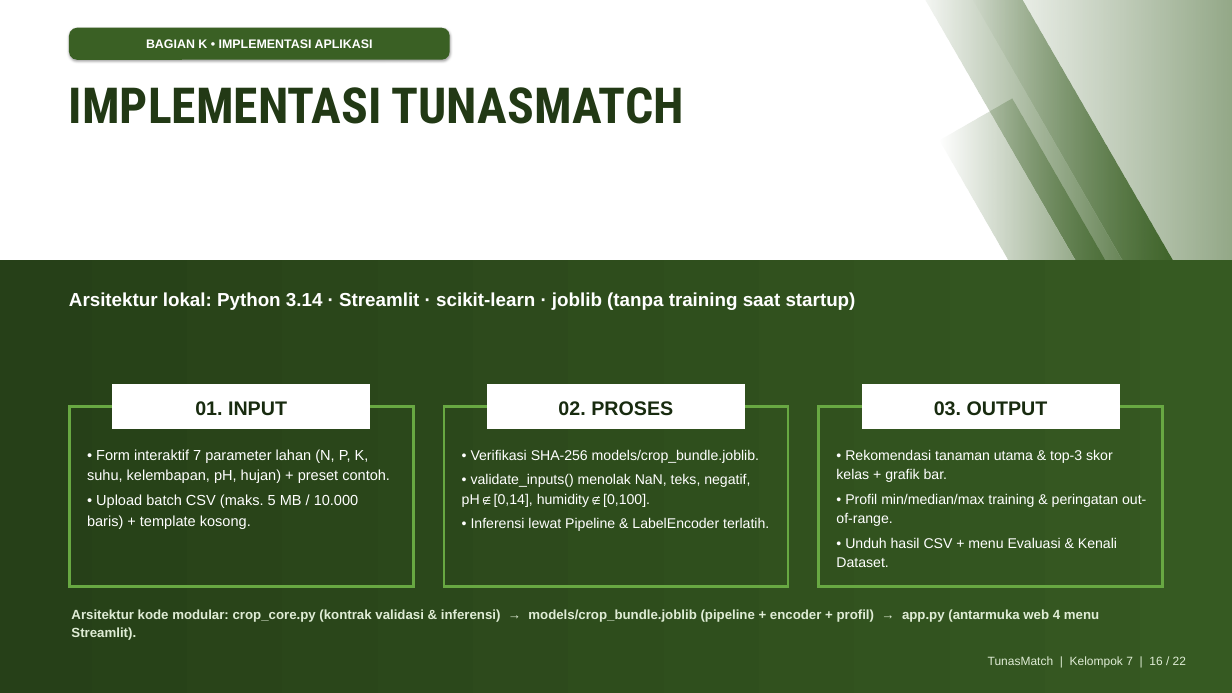
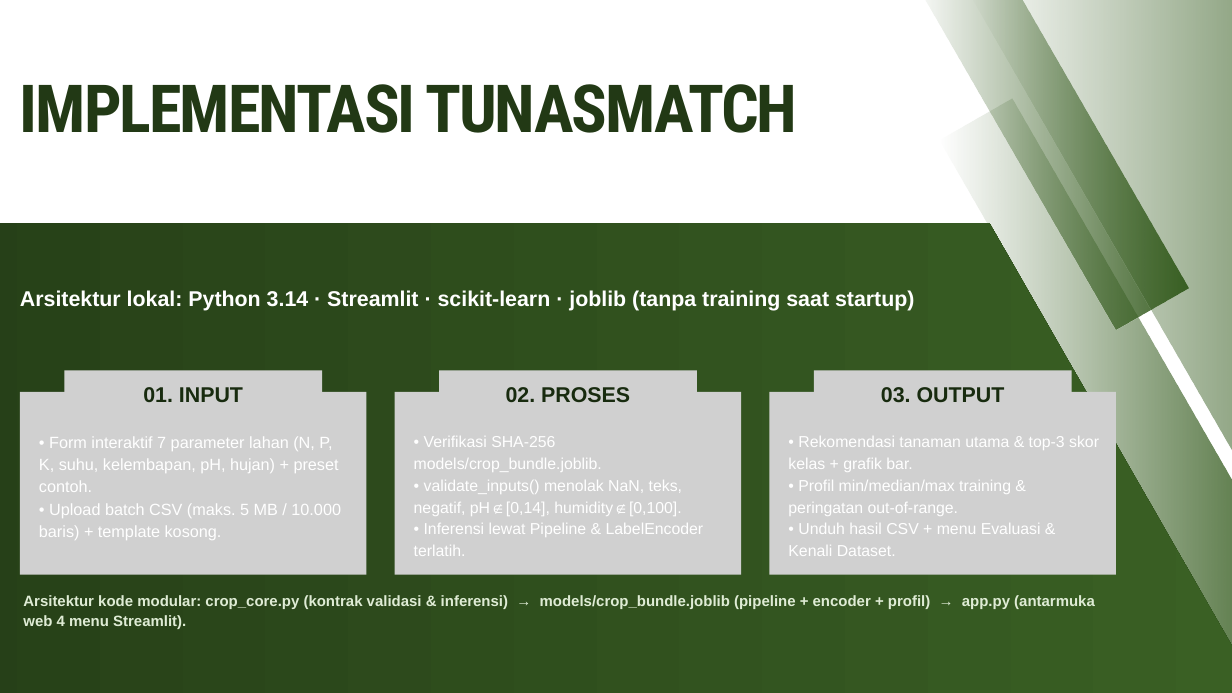
Before and after one commit to mikhailazka-dotcom/ML2026_TEK1302_Kelompok7_TunasMatch, a slide deck: slide 16 of presentation/Laporan_Proyek_Tanaman.pptx. Drawn at 1232x693 pixels with LibreOffice and Linux fonts; fonts in the diff are those of the drawing; grey boxes stand for pictures. Boxes give left, top, right and bottom in pixels: in the first picture for what was removed or moved away, otherwise in the second. Text is boxed around its words. In the diff, an @@ line names an element or a change of style, - is before the commit and + after.

```diff
--- a/presentation/Laporan_Proyek_Tanaman.pptx
+++ b/presentation/Laporan_Proyek_Tanaman.pptx
@@ rounded rectangle removed at box(69, 28, 450, 60) @@
-BAGIAN K • IMPLEMENTASI APLIKASI
@@ text "IMPLEMENTASI TUNASMATCH": place and size @@
-text "IMPLEMENTASI TUNASMATCH" at box(69, 87, 684, 124)
+text "IMPLEMENTASI TUNASMATCH" at box(20, 84, 797, 133)
@@ text "IMPLEMENTASI TUNASMATCH" at box(20, 84, 797, 133): size 58 to 77.5 pt, text colour #223915 to gradient #223915 to #3A6024, letter spacing 0 to -2.3 pt; line spacing 1.05 to 76.7pt @@
@@ freeform shape: place and size @@
-freeform shape at box(940, 99, 1195, 457)
+freeform shape at box(940, 99, 1232, 662)
@@ freeform shape: place and size @@
-freeform shape at box(0, 260, 1232, 693)
+freeform shape at box(0, 223, 1232, 693)
@@ text "Arsitektur lokal: Python 3.14 · ...": place and size @@
-text "Arsitektur lokal: Python 3.14 · ..." at box(69, 292, 856, 310)
+text "Arsitektur lokal: Python 3.14 · ..." at box(20, 290, 914, 311)
@@ text "Arsitektur lokal: Python 3.14 · ..." at box(20, 290, 914, 311): size 22 to 25 pt; line spacing 1.15 to 34.5pt @@
@@ group added at box(20, 370, 1116, 575): 6 pictures @@
@@ freeform shape removed at box(112, 384, 370, 429) @@
@@ freeform shape removed at box(487, 384, 745, 429) @@
@@ 3 texts: place and size @@
-3 texts at box(195, 401, 1048, 416)
+3 texts at box(143, 387, 1005, 403)
@@ size 23 to 25 pt; line spacing 1.15 to 34.5pt in 3 elements at box(143, 387, 243, 402), box(506, 387, 630, 402), box(881, 387, 1005, 403) @@
@@ freeform shape removed at box(862, 384, 1119, 429) @@
@@ freeform shape removed at box(69, 407, 413, 586) @@
@@ freeform shape removed at box(444, 407, 788, 586) @@
@@ freeform shape removed at box(819, 407, 1162, 586) @@
@@ text "• Form interaktif 7 parameter ...": place and size @@
-text "• Form interaktif 7 parameter ..." at box(87, 449, 390, 529)
+text "• Form interaktif 7 parameter ..." at box(39, 437, 341, 540)
@@ text "• Form interaktif 7 parameter ..." at box(39, 437, 341, 540): size 17 to 19 pt; line spacing 1.15 to 26.2pt; less space between paragraphs @@
@@ text "• Verifikasi SHA-256 models/crop_bundle.joblib.": place and size @@
-text "• Verifikasi SHA-256 models/crop_bundle.joblib." at box(462, 449, 769, 531)
+text "• Verifikasi SHA-256 models/crop_bundle.joblib." at box(414, 436, 704, 556)
@@ text "• Verifikasi SHA-256 models/crop_bundle.joblib." at box(414, 436, 704, 556): size 16.5 to 18.5 pt; line spacing 1.15 to 25.5pt; less space between paragraphs @@
@@ text "• Rekomendasi tanaman utama & ..." at box(788, 436, 1099, 556): size 16.5 to 18.5 pt; line spacing 1.15 to 25.5pt; less space between paragraphs @@
@@ text "• Rekomendasi tanaman utama & ...": place and size @@
-text "• Rekomendasi tanaman utama & ..." at box(836, 449, 1146, 567)
+text "• Rekomendasi tanaman utama & ..." at box(788, 436, 1099, 556)
@@ text "Arsitektur kode modular: crop_core.py (kontrak ...": place and size @@
-text "Arsitektur kode modular: crop_core.py (kontrak ..." at box(71, 609, 1099, 640)
+text "Arsitektur kode modular: crop_core.py (kontrak ..." at box(23, 595, 1095, 629)
@@ text "Arsitektur kode modular: crop_core.py (kontrak ..." at box(23, 595, 1095, 629): size 15.5 to 17.5 pt; line spacing 1.15 to 24.1pt; less space between paragraphs @@
@@ text removed at box(988, 656, 1186, 668) @@
-TunasMatch | Kelompok 7 | 16 / 22
```
Also in this commit, not shown: 20 other slides changed, 1 slide added, 1 slide removed, 1 other file.
